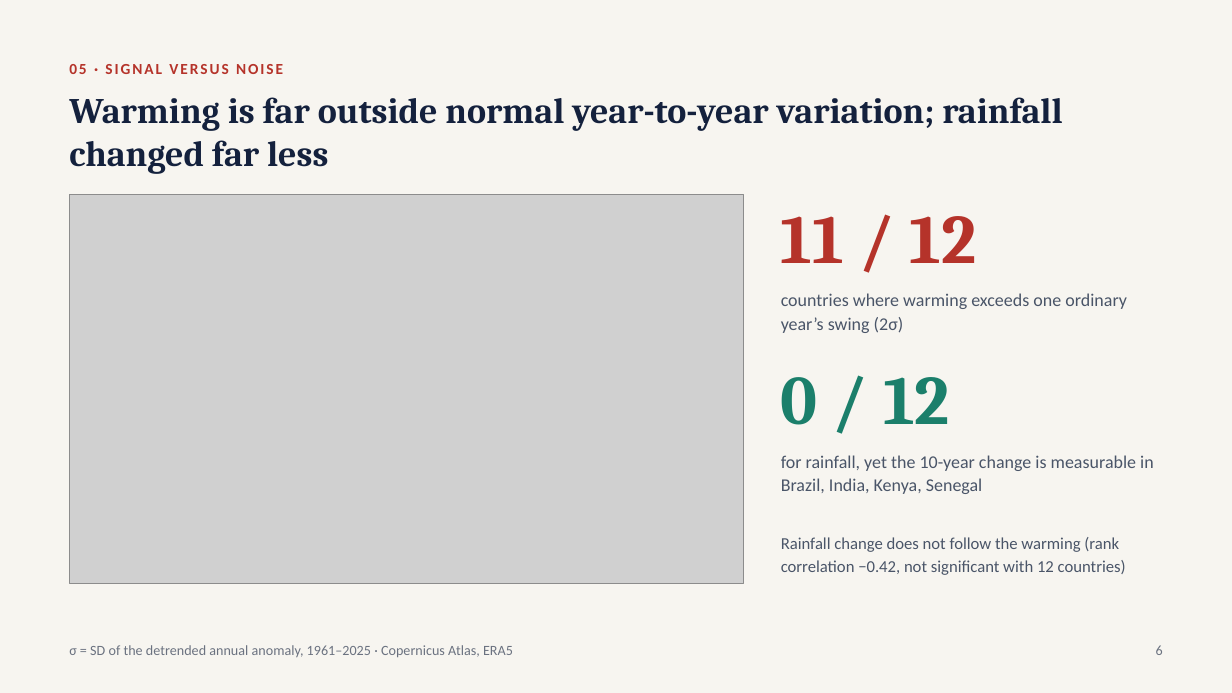
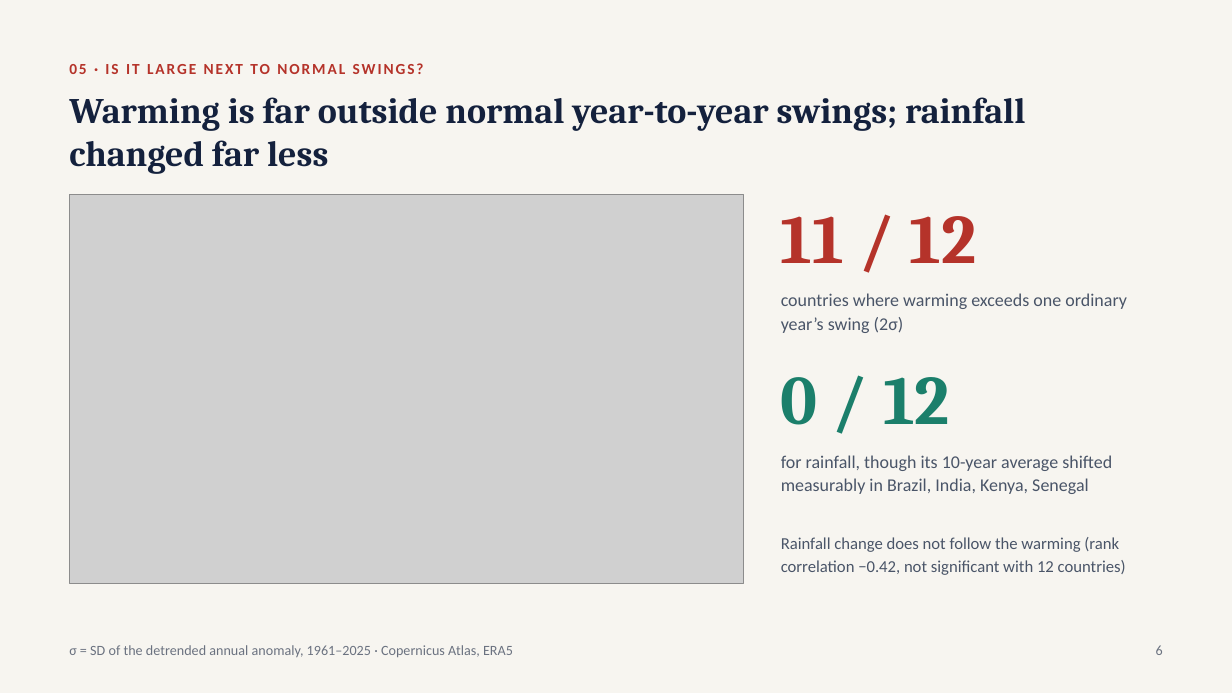
Before and after one commit to Polluxgnr/Environemental-economics-, a slide deck: slide 6 of presentation/Track1_presentation.pptx. Drawn at 1232x693 pixels with LibreOffice and Linux fonts; fonts in the diff are those of the drawing; grey boxes stand for pictures. Boxes give left, top, right and bottom in pixels: in the first picture for what was removed or moved away, otherwise in the second. Text is boxed around its words. In the diff, an @@ line names an element or a change of style, - is before the commit and + after.

```diff
--- a/presentation/Track1_presentation.pptx
+++ b/presentation/Track1_presentation.pptx
@@ text at (69, 97, 1025, 174): text changed @@
-Warming is far outside normal year-to-year variation; rainfall changed far less
+Warming is far outside normal year-to-year swings; rainfall changed far less
@@ text at (228, 98, 898, 131): text changed @@
-05 · SIGNAL VERSUS NOISE
+05 · IS IT LARGE NEXT TO NORMAL SWINGS?
@@ text at (781, 455, 1112, 494): text changed @@
-for rainfall, yet the 10-year change is measurable in Brazil, India, Kenya, Senegal
+for rainfall, though its 10-year average shifted measurably in Brazil, India, Kenya, Senegal
```
Also in this commit, not shown: 8 other slides changed, 8 other files.
